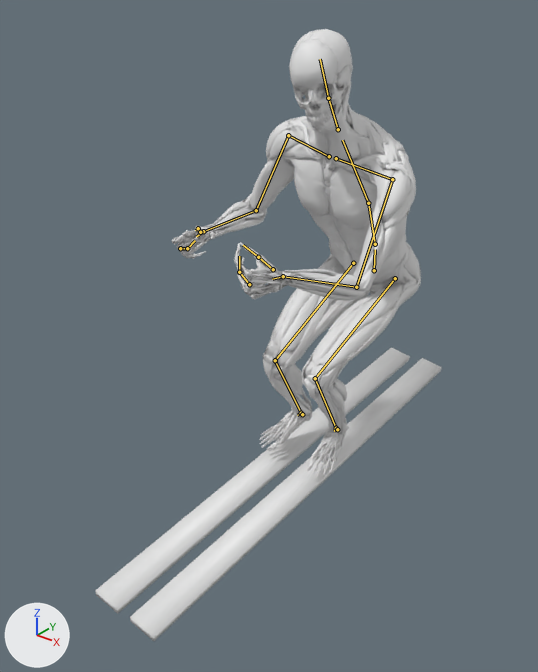
The glTF model public/models/anatomy.glb, before and after one commit.
Both versions are drawn from a 50 mm camera at (1.22, -1.95, 1.58) aimed at (-0.02, -0.39, 0.62). Lighting does not change. The marker at lower left points along +X, +Y and +Z. The first picture is the older version. Both versions are drawn at frame 1 of the action 'dolphin-turns/moderate'; the numbers are the values there. The bones that bend it are drawn over the model as lines.
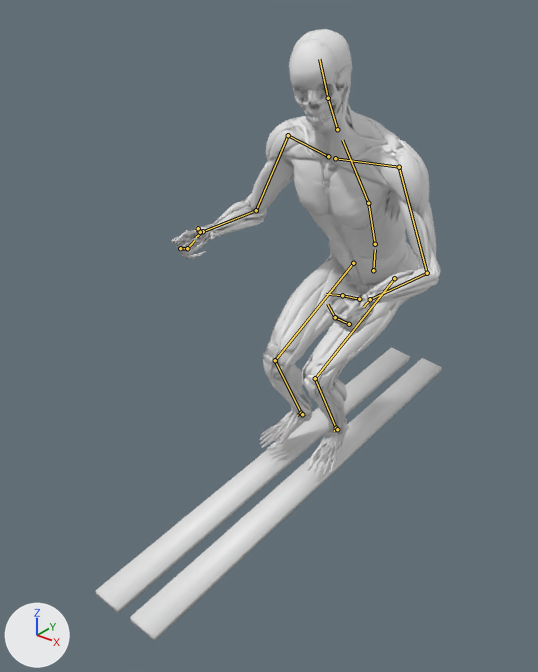
Where the change shows, as pixel boxes [x1, y1, x2, y2] in the pictures (538 x 672 px):
'Mesh_55', posed (8% wider): before [173, 88, 421, 468]; after [173, 87, 441, 467]
'Mesh_0', posed: before [172, 29, 409, 475]; after [171, 29, 418, 475]
'Mesh_76', posed: before [347, 103, 405, 165]; after [347, 103, 404, 154]
'Mesh_9', posed: before [355, 199, 381, 277]; after [397, 194, 425, 268]
'Mesh_7', posed (46% wider): before [360, 160, 394, 220]; after [363, 151, 413, 210]
'Mesh_21', posed: before [237, 251, 339, 291]; after [327, 267, 419, 317]
'Mesh_78', posed: before [373, 222, 401, 281]; after [420, 202, 436, 257]
'Mesh_43', posed: before [328, 85, 351, 171]; after [328, 80, 351, 171]
'Mesh_79', posed (mostly hidden): [265, 163, 294, 209] in both
'Mesh_36', posed: before [333, 221, 356, 269]; after [330, 222, 362, 284]
'Mesh_15', posed (mostly hidden): before [341, 91, 352, 127]; after [346, 89, 352, 127]
bone 'scapula.L', root to tip: before (336, 158) to (392, 179); after (335, 158) to (399, 167)
bone 'upper_arm.L', root to tip: before (392, 179) to (356, 287); after (399, 167) to (427, 273)
bone 'forearm.L', root to tip: before (356, 287) to (283, 276); after (427, 273) to (370, 299)
bone 'hand.L', root to tip: before (283, 276) to (272, 279); after (370, 299) to (363, 307)

The edits, one by one:
Bone 'scapula.L' (bone_scapula_l) turns from (-1, 1, -19) to (0, 0, -6) degrees about its own x, y and z.
Bone 'upper_arm.L' (bone_upper_arm_l) turns from (-59, -21, -30) to (-26, -6, -25) degrees about its own x, y and z.
Bone 'forearm.L' (bone_forearm_l) turns from (-58, -20, -8) to (-79, -27, -5) degrees about its own x, y and z.
Bone 'hand.L' (bone_hand_l) turns from (84, 71, 65) to (108, 65, 88) degrees about its own x, y and z.
